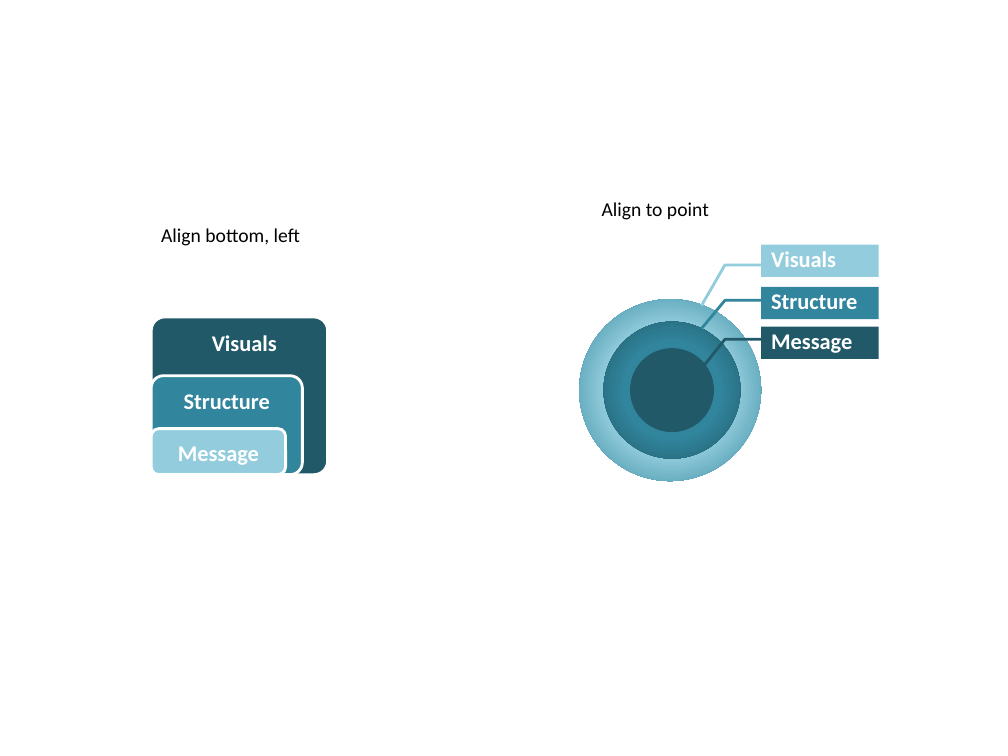
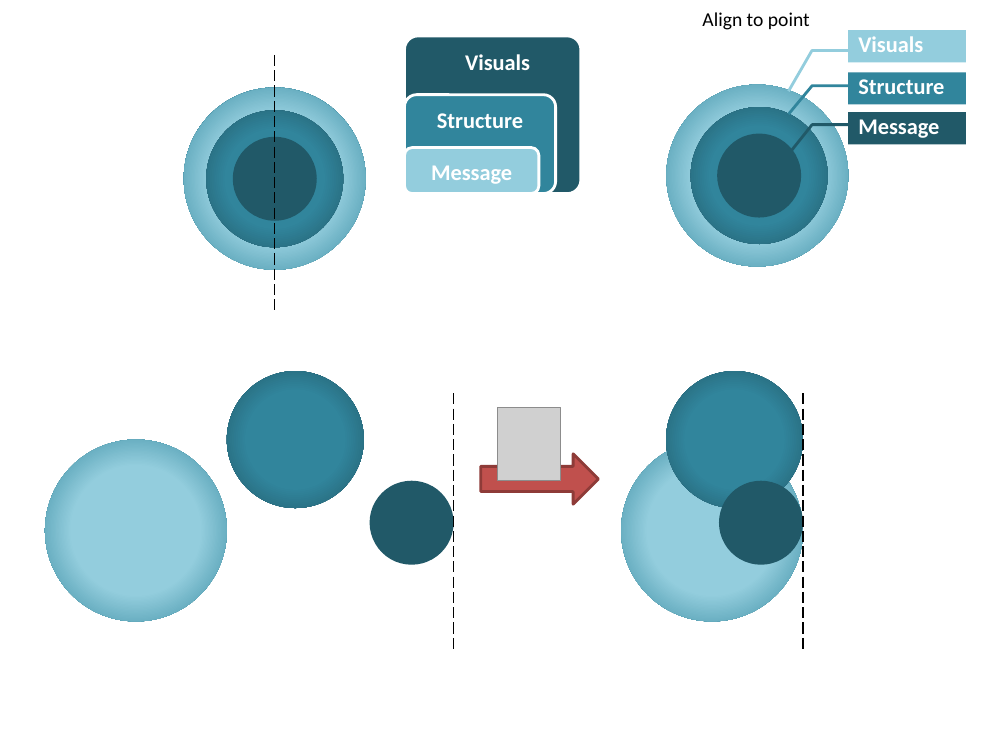
Before and after one commit to PowerPointLabs/PowerPointLabs, a slide deck: slide 2 of doc/Examples-PositionsLab.pptx. Drawn at 1008x756 pixels with LibreOffice and Linux fonts; fonts in the diff are those of the drawing; grey boxes stand for pictures. Boxes give left, top, right and bottom in pixels: in the first picture for what was removed or moved away, otherwise in the second. Text is boxed around its words. In the diff, an @@ line names an element or a change of style, - is before the commit and + after.

```diff
--- a/doc/Examples-PositionsLab.pptx
+++ b/doc/Examples-PositionsLab.pptx
@@ text "Align to point" moved from (x1=602, y1=202, x2=709, y2=220) to (x1=702, y1=12, x2=810, y2=30) @@
@@ line added from (275, 54) to (275, 313), #000000 1 pt dashed @@
@@ ellipse added at (x1=183, y1=88, x2=365, y2=269), fill gradient #93CDDD to #31859C @@
@@ ellipse added at (x1=183, y1=88, x2=365, y2=269), fill gradient #93CDDD to #31859C @@
@@ ellipse added at (x1=666, y1=85, x2=848, y2=266), fill gradient #93CDDD to #31859C @@
@@ ellipse added at (x1=207, y1=110, x2=344, y2=247), fill gradient #31859C to #215968 @@
@@ ellipse added at (x1=690, y1=107, x2=828, y2=244), fill gradient #31859C to #215968 @@
@@ ellipse added at (x1=233, y1=137, x2=317, y2=221), fill #215968 @@
@@ 3 rounded rectangles moved together from (x1=151, y1=317, x2=328, y2=475) to (x1=404, y1=36, x2=581, y2=194) @@
@@ 3 rectangles, 3 freeform shapes, 1 ellipse moved together from (x1=630, y1=245, x2=879, y2=431) to (x1=717, y1=30, x2=966, y2=217) @@
@@ text removed at (x1=161, y1=228, x2=300, y2=246) @@
-Align bottom, left
@@ ellipse added at (x1=227, y1=371, x2=364, y2=508), fill gradient #31859C to #215968 @@
@@ ellipse moved from (x1=604, y1=322, x2=741, y2=459) to (x1=666, y1=371, x2=803, y2=508) @@
@@ line added from (454, 393) to (454, 652), #000000 1 pt dashed @@
@@ picture added at (x1=498, y1=407, x2=560, y2=481) @@
@@ line added from (803, 393) to (803, 652), #000000 1 pt dashed @@
@@ ellipse added at (x1=45, y1=439, x2=227, y2=621), fill gradient #93CDDD to #31859C @@
@@ ellipse moved from (x1=580, y1=299, x2=761, y2=481) to (x1=621, y1=439, x2=802, y2=621) @@
@@ right arrow added at (x1=481, y1=454, x2=599, y2=504), fill #C0504D, outline #8E3B39 2 pt @@
@@ ellipse added at (x1=370, y1=481, x2=454, y2=564), fill #215968 @@
@@ ellipse added at (x1=719, y1=481, x2=802, y2=564), fill #215968 @@
```
Also in this commit, not shown: 13 slides added, 2 slides removed.
